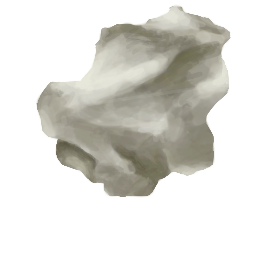
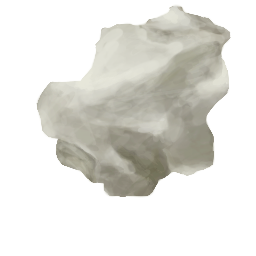
Comparing the layer stacks of the two w=256, h=256 images. Changes:
painted on "Kopie von Ebene 2" over [36, 22, 231, 183]
